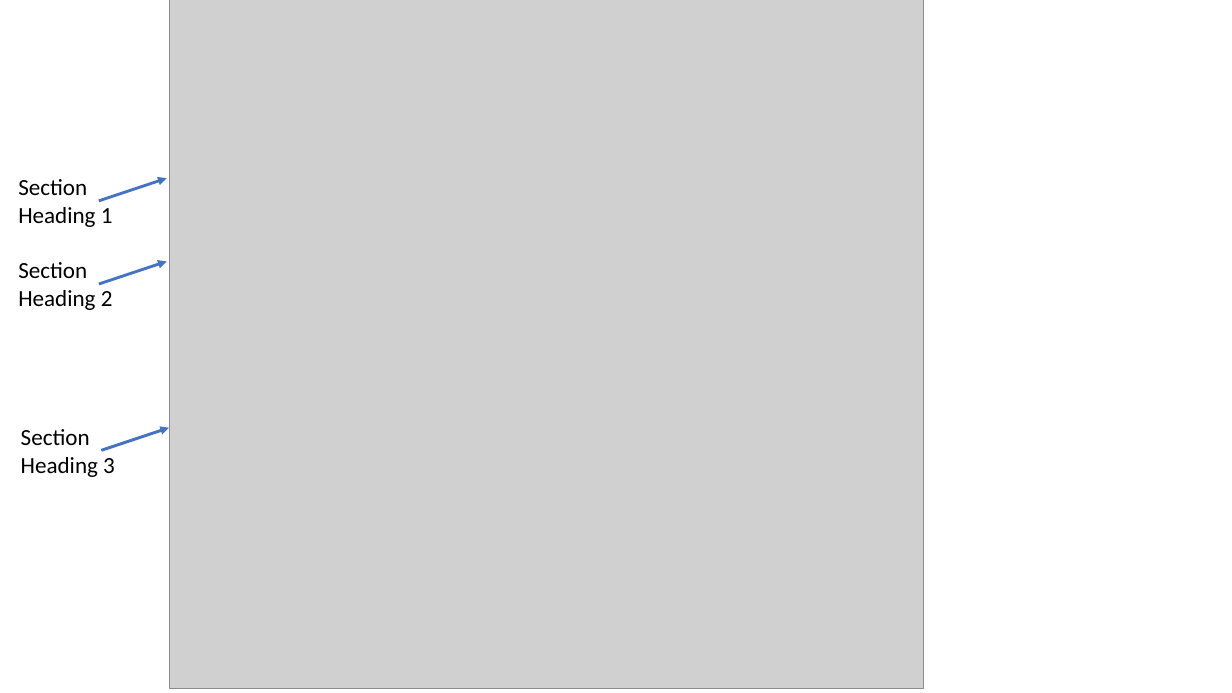
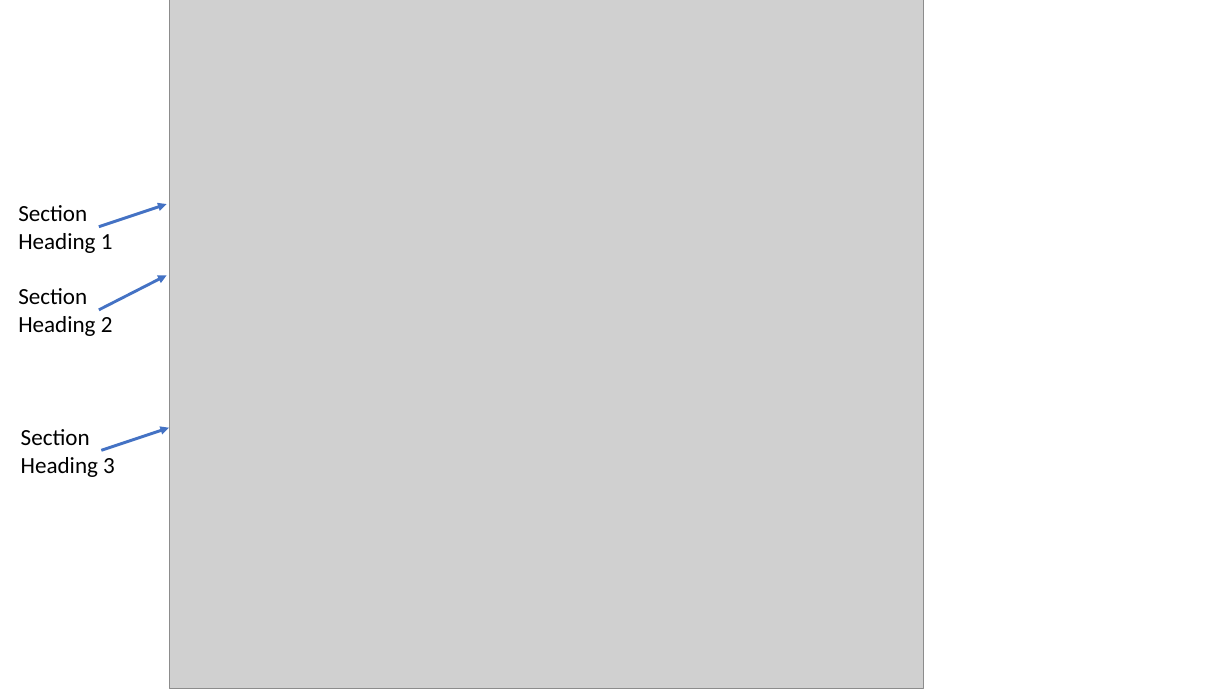
Before and after one commit to arc-moshe/NNIP-LaTeX, a slide deck: slide 26 of Introduction to LaTeX.pptx. Drawn at 1232x693 pixels with LibreOffice and Linux fonts; fonts in the diff are those of the drawing; grey boxes stand for pictures. Boxes give left, top, right and bottom in pixels: in the first picture for what was removed or moved away, otherwise in the second. Text is boxed around its words. In the diff, an @@ line names an element or a change of style, - is before the commit and + after.

```diff
--- a/Introduction to LaTeX.pptx
+++ b/Introduction to LaTeX.pptx
@@ 2 texts, 1 arrow: place and size @@
-2 texts, 1 arrow at <box>18,178,166,310</box>
+2 texts, 1 arrow at <box>18,204,166,336</box>
@@ arrow moved from (99, 284) - (166, 262) to (99, 310) - (166, 275) @@
```
Also in this commit, not shown: 9 other slides changed.
